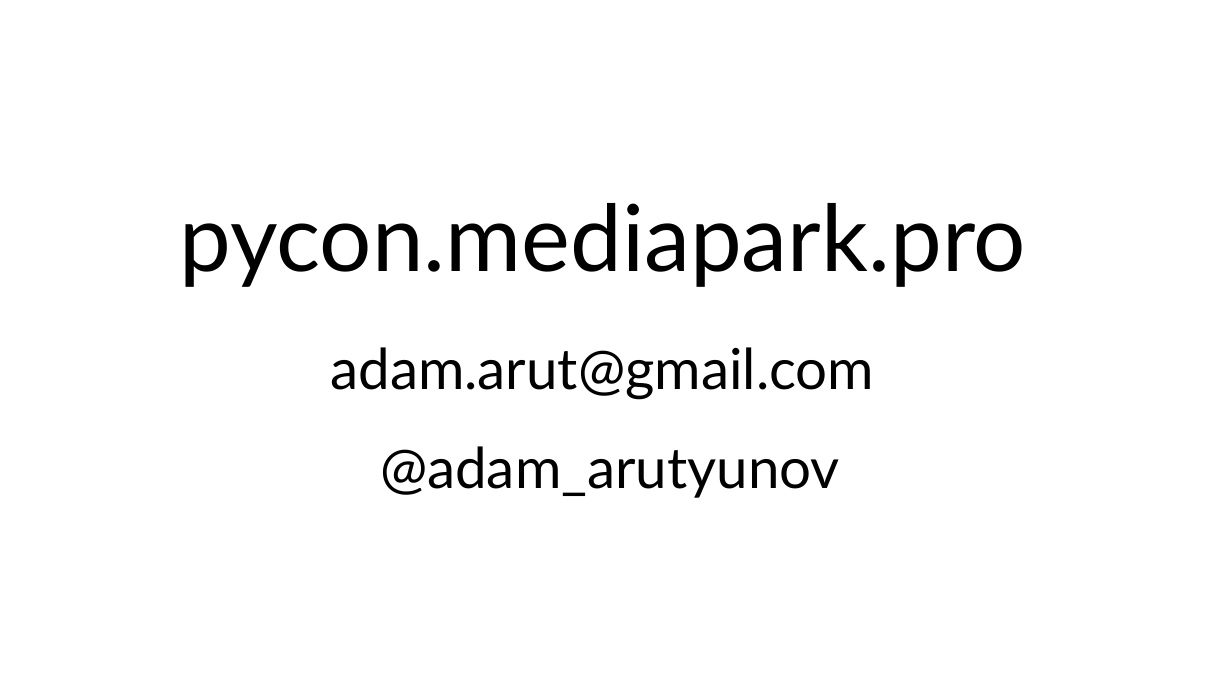
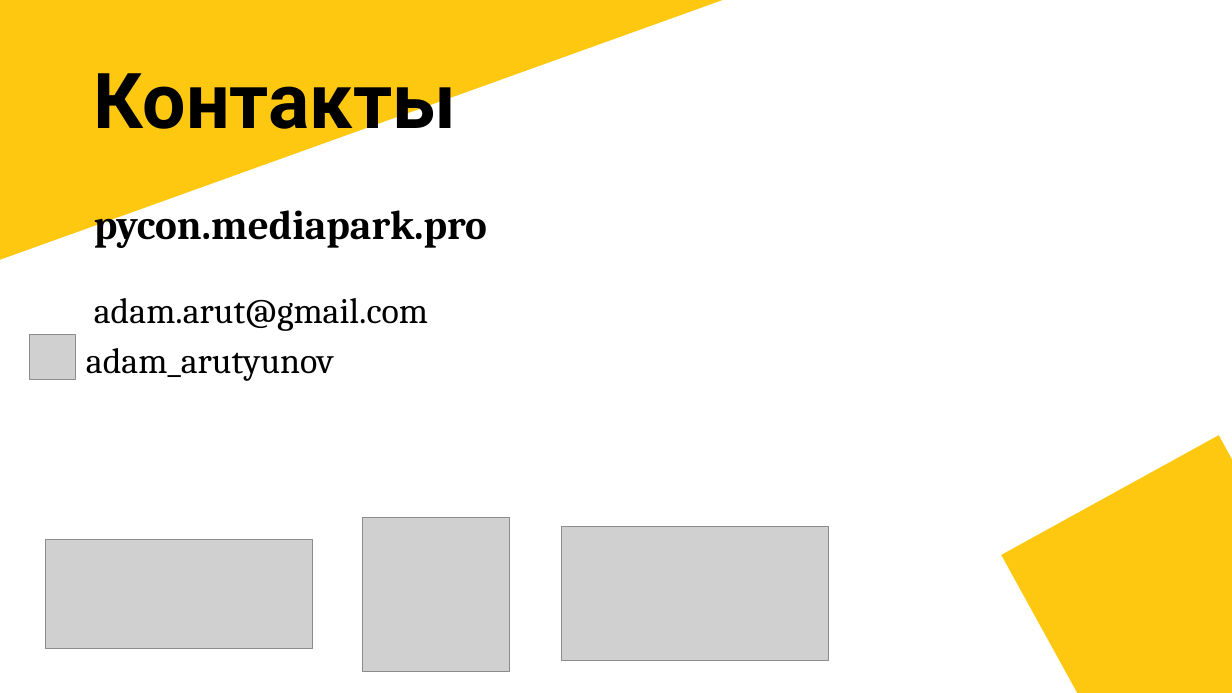
Before and after one commit to AdamArutyunov/Pycon, a slide deck: slide 11 of docs/Pycon.pptx (slide 26 before the commit). Drawn at 1232x693 pixels with LibreOffice and Linux fonts; fonts in the diff are those of the drawing; grey boxes stand for pictures. Boxes give left, top, right and bottom in pixels: in the first picture for what was removed or moved away, otherwise in the second. Text is boxed around its words. In the diff, an @@ line names an element or a change of style, - is before the commit and + after.

```diff
--- a/docs/Pycon.pptx
+++ b/docs/Pycon.pptx
@@ rectangle added at [0,0,761,265], fill #FEC811 @@
@@ title added at [94,73,456,146], 60 pt, text #000000, bold @@
+Контакты
@@ text "pycon.mediapark.pro": place and size @@
-text "pycon.mediapark.pro" at [180,203,1026,287]
+text "pycon.mediapark.pro" at [94,202,487,248]
@@ text "pycon.mediapark.pro" at [94,202,487,248]: size 72 to 32 pt, font Lato to Cambria, bold on; line spacing 1 to 1.1; more space between paragraphs @@
@@ text "adam.arut@gmail.com": place and size @@
-text "adam.arut@gmail.com" at [330,347,874,399]
+text "adam.arut@gmail.com" at [94,298,428,331]
@@ text "adam.arut@gmail.com" at [94,298,428,331]: size 44 to 28 pt, font Lato to Cambria; line spacing 1 to 1.1; more space between paragraphs @@
@@ picture added at [30,335,75,380] @@
@@ text at [86,348,334,381]: text changed; size 44 to 28 pt; font Lato to Cambria @@
-@adam_arutyunov
+adam_arutyunov
@@ rectangle added at [1002,436,1232,693], fill #FEC811 @@
@@ picture added at [362,518,509,672] @@
@@ picture added at [562,527,829,661] @@
@@ picture added at [45,540,313,649] @@
```
Also in this commit, not shown: 10 slides added, 26 slides removed, 7 other files.
